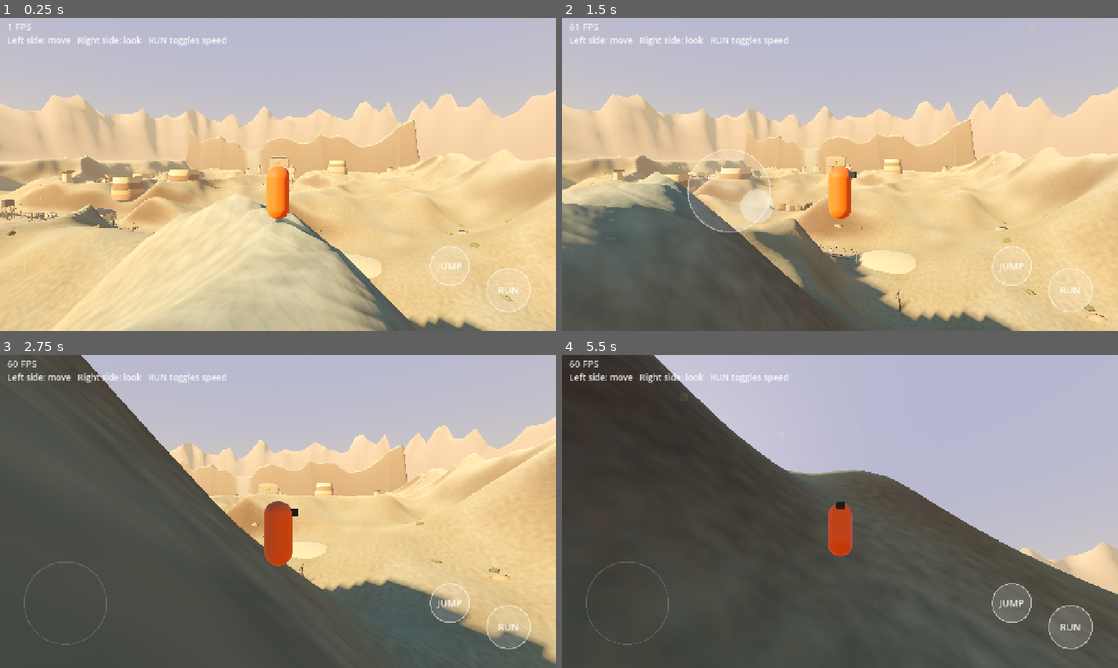
Above: before the commit, frames 1-4 (two rows, left to right).
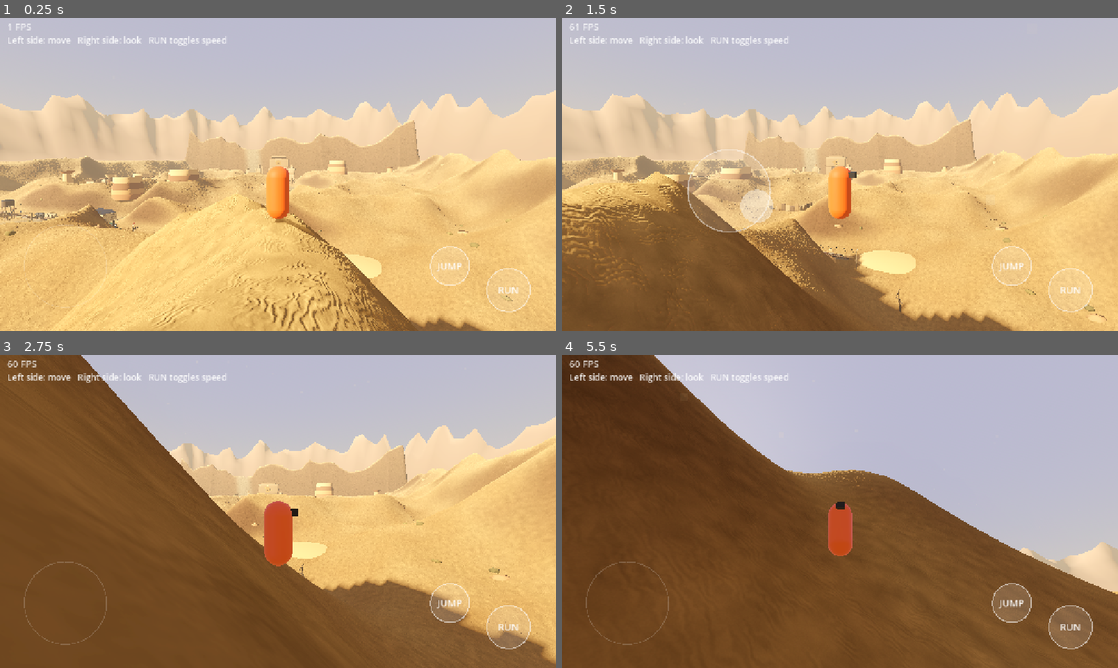
Above: after the commit, the same moments.

Repository: ajay34230/Asingh
Game: Godot game, scene res://scenes/main.tscn
The game is run twice, just before and just after one commit, with the same random seed, the same clock (stepped at 60 frames per second) and the same inputs.
Inputs (mouse positions are in pixels of both pictures, inside the frame that each line leads up to):
- Up to frame 1 (0.25 s): no input
- Up to frame 2 (1.5 s): tap Enter at 0.5 s; move the mouse to (962, 158) at 0.52 s; hold D 0.53-1.25 s; hold Shift 0.53-1.25 s; click (962, 158) at 0.67 s; tap Space at 0.77, 1.07 s; drag from (728, 190) to (812, 237) at 1.27 s
- Up to frame 3 (2.75 s): move the mouse to (333, 442) at 2.02 s; hold D from 2.03 s (still down); hold Shift from 2.03 s (still down)
- Up to frame 4 (5.5 s): release D at 2.75 s; release Shift at 2.75 s; drag from (812, 574) to (673, 464) at 2.77 s; tap Space at 3.5, 3.77, 4.07 s; move the mouse to (1006, 558) at 3.52 s; hold A 3.53-4.25 s; hold Shift 3.53-4.25 s; drag from (673, 464) to (756, 433) at 4.27 s; move the mouse to (867, 511) at 5.02 s; hold S from 5.03 s (still down); hold Shift from 5.03 s (still down); click (867, 511) at 5.17 s

The runs differ from the first frame. In frame 1, 34% of the frame differs, in the area x 0-100%, y 32-100%; in frame 2, 36%; in frame 3, 62%; in frame 4, 62%, in the area x 0-100%, y 0-100%.

Commit message:
Realism: wind-ripple sand detail layer, warm sand-bounce ambient light, glow, grading
Co-Authored-By: Claude Sonnet 5.5 <noreply@anthropic.com>
Claude-Session: https://claude.ai/code/session_01KiJHJoBfrFtSgYTKHh1ZTu

Diff:
--- a/scripts/atmosphere.gd
+++ b/scripts/atmosphere.gd
@@ -25,8 +25,15 @@
 	environment = Environment.new()
 	environment.background_mode = Environment.BG_SKY
 	environment.sky = sky
-	environment.ambient_light_source = Environment.AMBIENT_SOURCE_SKY
-	environment.ambient_light_energy = 0.8
+	# Shadows are lit by a blend of blue sky and warm light bounced off the sand.
+	environment.ambient_light_source = Environment.AMBIENT_SOURCE_COLOR
+	environment.ambient_light_color = Color(0.74, 0.64, 0.52)
+	environment.ambient_light_sky_contribution = 0.55
+	environment.ambient_light_energy = 1.0
+	environment.glow_enabled = true
+	environment.glow_intensity = 0.5
+	environment.glow_bloom = 0.04
+	environment.glow_hdr_threshold = 1.1
 	environment.reflected_light_source = Environment.REFLECTION_SOURCE_SKY
 	environment.tonemap_mode = Environment.TONE_MAPPER_FILMIC
 	environment.tonemap_exposure = 0.85
@@ -37,7 +44,7 @@
 	environment.fog_sun_scatter = 0.25
 	environment.adjustment_enabled = true
 	environment.adjustment_contrast = 1.06
-	environment.adjustment_saturation = 1.05
+	environment.adjustment_saturation = 0.9
 
 	var we := WorldEnvironment.new()
 	we.name = "WorldEnvironment"
--- a/scripts/prop_factory.gd
+++ b/scripts/prop_factory.gd
@@ -226,6 +226,34 @@
 	_materials[key] = m
 	return m
 
+## Fine wind-ripple + grain detail for sand (tileable). Albedo is centred near white so it only darkens slightly and can be
+## applied with a multiply detail blend; the normal map carries the ripple relief.
+static func sand_ripple_textures() -> Array:
+	if _textures.has("sand_ripple_a"):
+		return [_textures["sand_ripple_a"], _textures["sand_ripple_n"]]
+	var size := 256
+	var warp := _noise_img(921, 0.02, size)
+	var patch := _noise_img(922, 0.012, size)
+	var albedo := Image.create_empty(size, size, false, Image.FORMAT_RGB8)
+	var hts := PackedFloat32Array()
+	hts.resize(size * size)
+	for y in size:
+		for x in size:
+			var w := warp.get_pixel(x, y).r
+			var ph := (float(x) / size * 22.0 + w * 2.2) * TAU
+			var rip := sin(ph)
+			rip = rip * (1.0 - 0.35 * absf(rip))            # sharper crests, flatter troughs
+			var amp := smoothstep(0.35, 0.7, patch.get_pixel(x, y).r)
+			var grain := _hash2(x, y) - 0.5
+			var hh := rip * 0.5 * amp + grain * 0.12
+			hts[y * size + x] = hh
+			var v := 0.92 + hh * 0.16 + grain * 0.04
+			albedo.set_pixel(x, y, Color(v, v * 0.99, v * 0.97))
+	_textures["sand_ripple_a"] = ImageTexture.create_from_image(albedo)
+	_textures["sand_ripple_n"] = ImageTexture.create_from_image(_normal_from_heights(hts, size, 1.2))
+	return [_textures["sand_ripple_a"], _textures["sand_ripple_n"]]
+
+
 static func sandstone() -> StandardMaterial3D:
 	return stone(Color(0.62, 0.47, 0.31))
 
--- a/scripts/terrain_builder.gd
+++ b/scripts/terrain_builder.gd
@@ -201,6 +201,17 @@
 	m.uv1_triplanar = true
 	m.uv1_world_triplanar = true
 	m.uv1_scale = Vector3(0.07, 0.07, 0.07)
+	# Fine wind ripples and grain on a second, smaller-scale triplanar layer.
+	var rip := PropFactory.sand_ripple_textures()
+	m.detail_enabled = true
+	m.detail_uv_layer = BaseMaterial3D.DETAIL_UV_2
+	m.detail_blend_mode = BaseMaterial3D.BLEND_MODE_MUL
+	m.detail_albedo = rip[0]
+	m.detail_normal = rip[1]
+	m.uv2_triplanar = true
+	m.uv2_world_triplanar = true
+	m.uv2_triplanar_sharpness = 3.0
+	m.uv2_scale = Vector3(0.3, 0.3, 0.3)
 	return m
 
 
